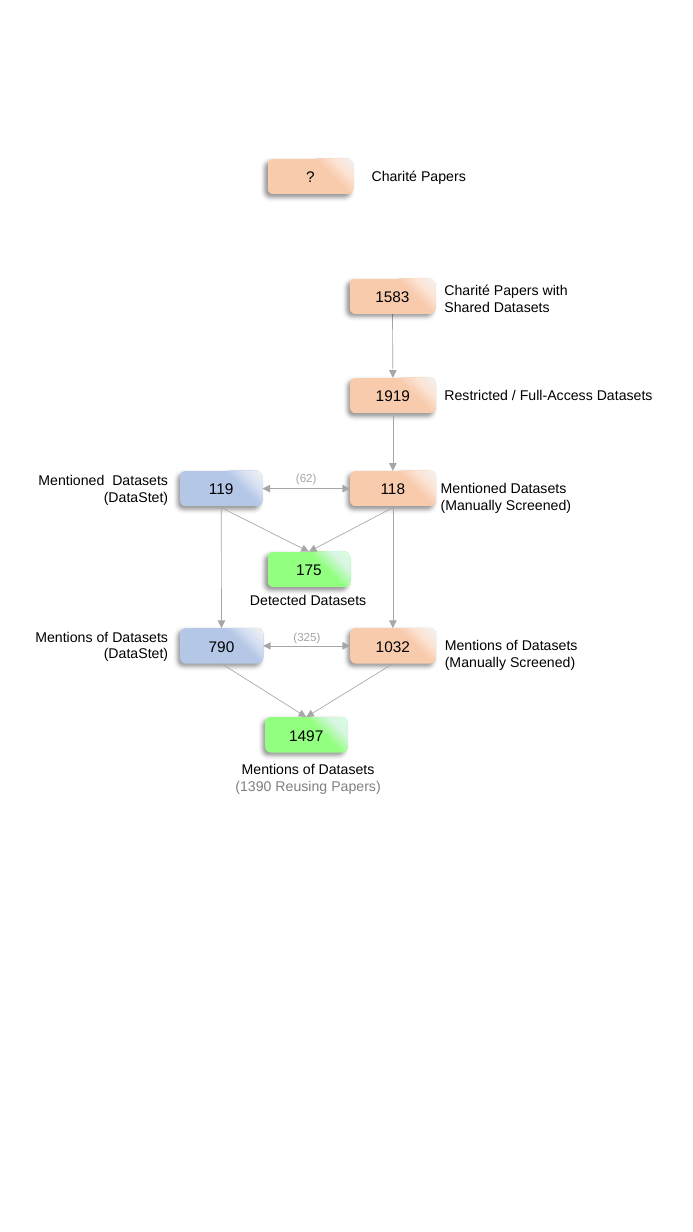
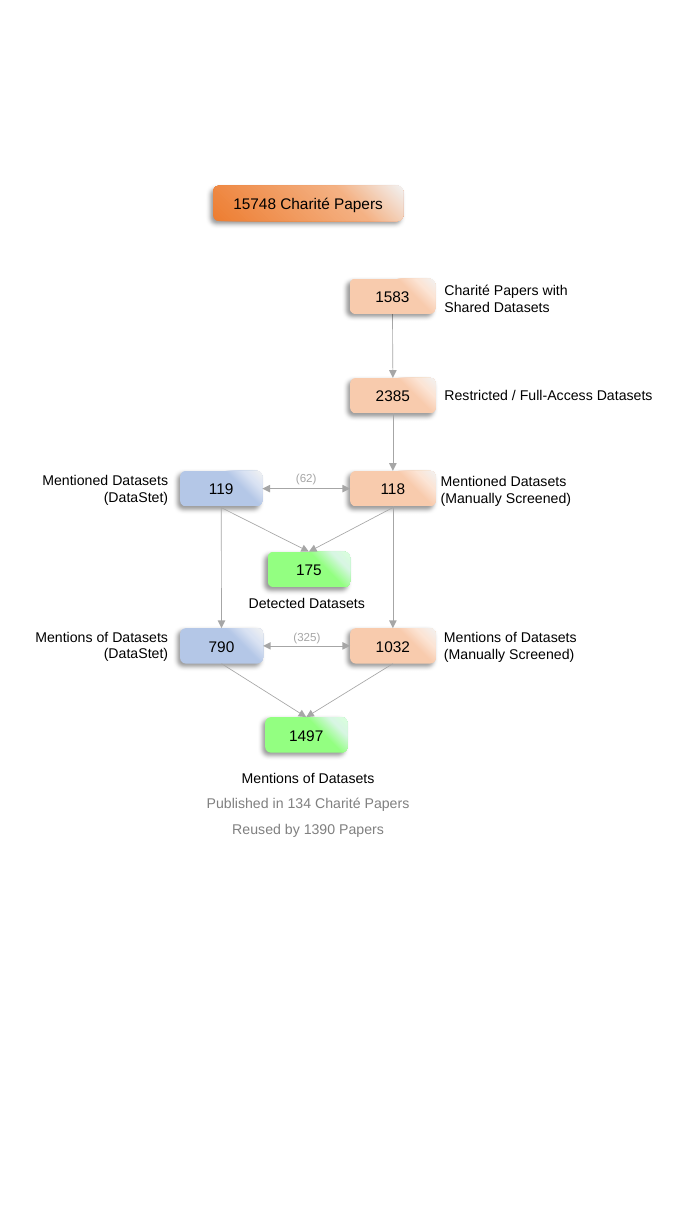
Before and after one commit to quest-bih/Mapping-the-reuse-of-biomedical-research-data, a slide deck: slide 1 of plots_png/pptx/plots_png.pptx. Drawn at 693x1232 pixels with LibreOffice and Linux fonts; fonts in the diff are those of the drawing. Boxes give left, top, right and bottom in pixels: in the first picture for what was removed or moved away, otherwise in the second. Text is boxed around its words. In the diff, an @@ line names an element or a change of style, - is before the commit and + after.

```diff
--- a/plots_png/pptx/plots_png.pptx
+++ b/plots_png/pptx/plots_png.pptx
@@ text removed at (372, 170, 466, 184) @@
-Charité Papers
@@ rounded rectangle "15748 Charité Papers": place and size @@
-rounded rectangle "15748 Charité Papers" at (268, 159, 354, 194)
+rounded rectangle "15748 Charité Papers" at (213, 186, 404, 221)
@@ rounded rectangle "15748 Charité Papers" at (213, 186, 404, 221): fill gradient #F8CBAD to #FCE5D6 to #F2F2F2 to gradient #ED7D31 to #F4B183 to #F2F2F2 @@
@@ text in rounded rectangle at (233, 197, 383, 213): text changed @@
-?
+15748 Charité Papers
@@ text in rounded rectangle at (376, 390, 410, 401): text changed @@
-1919
+2385
@@ text "Mentioned Datasets" rewrapped from (38, 474, 168, 505) to (42, 474, 168, 505) @@
@@ text "Mentioned Datasets": place and size @@
-text "Mentioned Datasets" at (441, 482, 571, 513)
+text "Mentioned Datasets" at (441, 475, 571, 506)
@@ text "Mentions of Datasets": place and size @@
-text "Mentions of Datasets" at (445, 639, 578, 670)
+text "Mentions of Datasets" at (444, 631, 577, 662)
@@ text "Mentions of Datasets": place and size @@
-text "Mentions of Datasets" at (235, 763, 381, 794)
+text "Mentions of Datasets" at (207, 772, 410, 837)
@@ text at (242, 772, 375, 783): line spacing 1 to 1.5 @@
@@ text at (207, 797, 410, 837): text changed @@
-(1390 Reusing Papers)
+Published in 134 Charité Papers
+Reused by 1390 Papers
```
Also in this commit, not shown: 21 other files.
